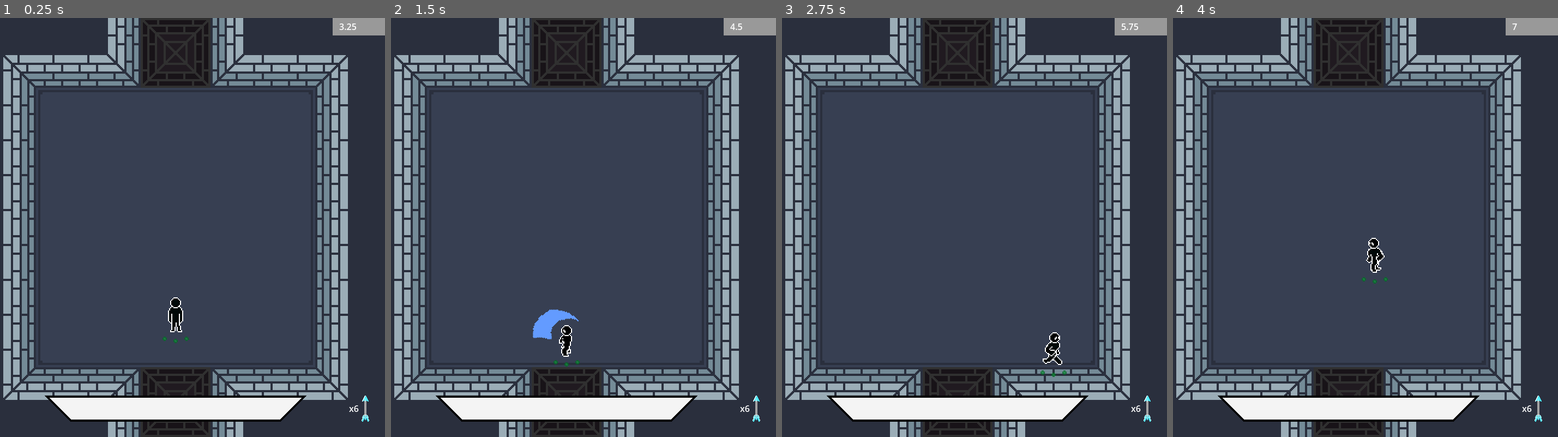
Above: before the commit, frames 1-4 (left to right).
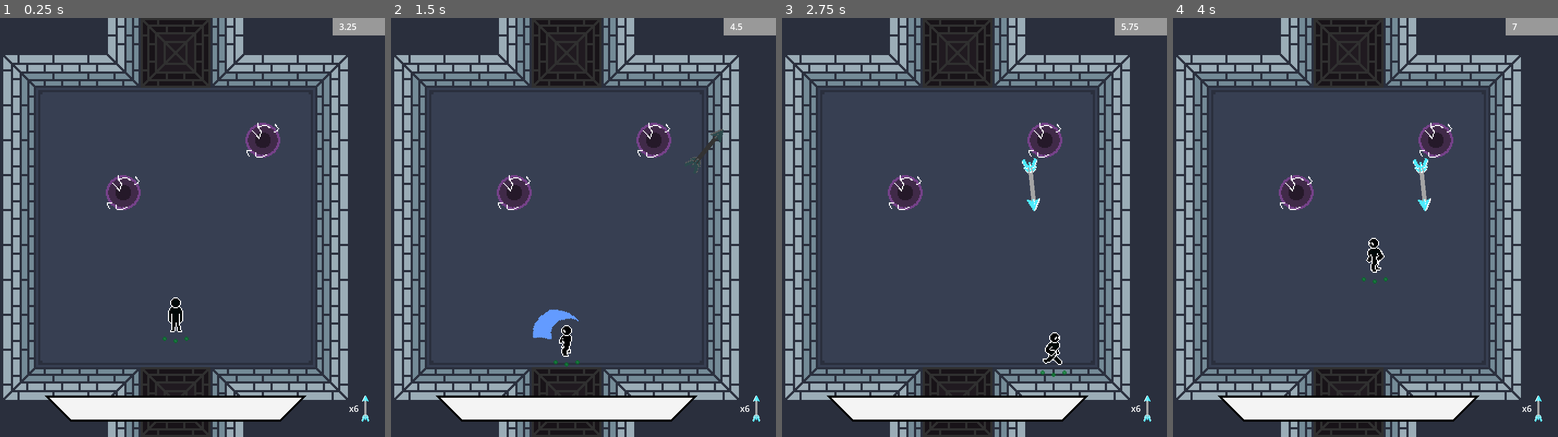
Above: after the commit, the same moments.

Repository: Svedek/The_Seeker
Game: Godot game, scene res://World/arena.tscn
Same seed, same stepped clock (60 frames per second), same inputs: the game is played once before the commit and once after it. The engine's default icon, where the game draws it, is replaced by a stand-in: a white triangle on a blue panel in a dark square.
Inputs (mouse positions are in pixels of both pictures, inside the frame that each line leads up to):
- Up to frame 1 (0.25 s): no input
- Up to frame 2 (1.5 s): move the mouse to (660, 206) at 0.52 s; hold Right (ui_right) 0.53-1.28 s; hold Right mouse button (aim) 0.53-1.28 s; click (660, 206) at 0.8 s; move the mouse to (483, 248) at 1.27 s; hold Down (ui_down) from 1.28 s (still down); click (483, 248) at 1.35 s
- Up to frame 3 (2.75 s): tap 9 at 1.55 s; move the mouse to (997, 135) at 2.02 s; release Down (ui_down) at 2.03 s; hold Right (ui_right) from 2.03 s (still down); hold 9 from 2.03 s (still down); click (997, 135) at 2.17 s; right-click (997, 135) at 2.3 s
- Up to frame 4 (4 s): move the mouse to (1327, 311) at 2.77 s; release Right (ui_right) at 2.78 s; release 9 at 2.78 s; hold Up (ui_up) 2.78-3.53 s; right-click (1327, 311) at 2.85 s; click (1327, 311) at 3.05 s; move the mouse to (1473, 290) at 3.52 s; press the mouse at (1473, 290) at 3.53 s; hold Left (ui_left) from 3.53 s (still down); tap 9 at 3.8 s

The runs differ from the first frame. In frame 1, 0.6% of the frame differs, in the area x 27-73%, y 25-46%; in frame 2, 0.7%; in frame 3, 0.8%, in the area x 27-73%, y 25-47%; in frame 4, 0.8%.

Commit message:
added orbs and some other stuff

Diff:
--- /dev/null
+++ b/The_Seeker/Actors/Collectable/Arrow/arrow_collectable.gd
@@ -0,0 +1,24 @@
+extends Area2D
+
+const ARROW = preload("res://Misc/TEMP/Arrow.png")
+
+
+func _ready():
+	GameManager.new_stage.connect(dislodge)
+
+func activate():
+	monitoring = true
+	$"Sprite2D".texture = ARROW
+
+func dislodge():
+	if monitoring == true:
+		return
+	activate()
+	var pos_tween = create_tween().set_parallel(true)
+	pos_tween.tween_property(self, "position", (Vector2.DOWN.rotated(rotation + randf_range(-0.25*PI, 0.25*PI)) * (32 + randi() % 48)) , 1.0).as_relative().set_trans(Tween.TRANS_CIRC).set_ease(Tween.EASE_OUT)
+	pos_tween.tween_property(self, "rotation", randf_range(-1.5*PI, 1.5*PI), 1.0).as_relative().set_trans(Tween.TRANS_CIRC).set_ease(Tween.EASE_OUT)
+	await pos_tween.finished
+
+func _on_body_entered(body):
+	body.gain_arrow()
+	queue_free()
--- /dev/null
+++ b/The_Seeker/Actors/Collectable/Arrow/arrow_collectable.tscn
@@ -0,0 +1,24 @@
+[gd_scene load_steps=4 format=3 uid="uid://cidn48x2o4xsn"]
+
+[ext_resource type="Script" path="res://Actors/Collectable/Arrow/arrow_collectable.gd" id="1_bhida"]
+[ext_resource type="Texture2D" uid="uid://n437hpgu0kfp" path="res://Misc/TEMP/ArrowDark.png" id="2_j7dk1"]
+
+[sub_resource type="CapsuleShape2D" id="CapsuleShape2D_345ox"]
+radius = 12.0
+height = 56.0
+
+[node name="ArrowCollectable" type="Area2D"]
+rotation = 1.5708
+collision_layer = 2
+collision_mask = 4
+monitoring = false
+monitorable = false
+script = ExtResource("1_bhida")
+
+[node name="CollisionShape2D" type="CollisionShape2D" parent="."]
+shape = SubResource("CapsuleShape2D_345ox")
+
+[node name="Sprite2D" type="Sprite2D" parent="."]
+texture = ExtResource("2_j7dk1")
+
+[connection signal="body_entered" from="." to="." method="_on_body_entered"]
--- a/The_Seeker/Actors/Creatures/Player/player.tscn
+++ b/The_Seeker/Actors/Creatures/Player/player.tscn
@@ -16,6 +16,7 @@
 [ext_resource type="Script" path="res://States/PlayerStates/DashState.gd" id="14_6bcxq"]
 [ext_resource type="Script" path="res://States/PlayerStates/AttackState.gd" id="15_7poi0"]
 [ext_resource type="Script" path="res://States/PlayerStates/AimState.gd" id="16_4836q"]
+[ext_resource type="PackedScene" uid="uid://cidn48x2o4xsn" path="res://Actors/Collectable/Arrow/arrow_collectable.tscn" id="18_7tam5"]
 [ext_resource type="PackedScene" uid="uid://cufipt3ncog4o" path="res://Misc/decay_trail.tscn" id="18_wrul7"]
 [ext_resource type="PackedScene" uid="uid://cpeinc0q3v1e4" path="res://Misc/stats.tscn" id="19_1dqlw"]
 [ext_resource type="Shape2D" uid="uid://dq26y1xqh4cup" path="res://Actors/Creatures/Player/player_shoot_shape.tres" id="19_o6hh0"]
@@ -3383,9 +3384,11 @@
 }
 
 [node name="AnimationTree" type="AnimationTree" parent="."]
+libraries = {
+"": SubResource("AnimationLibrary_l083i")
+}
 tree_root = SubResource("AnimationNodeStateMachine_vnyx2")
 anim_player = NodePath("../AnimationPlayer")
-active = true
 parameters/Aim/blend_position = Vector2(-0.5536, 0.27592)
 parameters/Attack_1/blend_position = Vector2(-0.1104, 0.627302)
 parameters/Attack_2/blend_position = Vector2(0, 0)
@@ -3414,7 +3417,7 @@
 collision_mask = 128
 monitoring = false
 
-[node name="CollisionShape2D" parent="WeaponPivot/SwordHitboxLight" index="0"]
+[node name="CollisionShape2D" type="CollisionShape2D" parent="WeaponPivot/SwordHitboxLight"]
 position = Vector2(2.5034e-05, 4)
 shape = SubResource("CircleShape2D_3n8t5")
 debug_color = Color(1, 0, 0, 0.419608)
@@ -3426,8 +3429,8 @@
 monitoring = false
 damage = 2
 
-[node name="CollisionShape2D" parent="WeaponPivot/SwordHitboxHeavy" index="0"]
-position = Vector2(2.50339e-05, 21)
+[node name="CollisionShape2D" type="CollisionShape2D" parent="WeaponPivot/SwordHitboxHeavy"]
+position = Vector2(5.00678e-05, 42)
 shape = SubResource("CapsuleShape2D_yk5fm")
 debug_color = Color(1, 0, 0, 0.419608)
 
@@ -3437,10 +3440,10 @@
 [node name="Hurtbox" parent="." instance=ExtResource("11_8l01r")]
 collision_layer = 64
 
-[node name="CollisionShape2D" parent="Hurtbox" index="0"]
+[node name="CollisionShape2D" type="CollisionShape2D" parent="Hurtbox"]
 position = Vector2(0, -7)
-shape = SubResource("CapsuleShape2D_2uu27")
-debug_color = Color(0, 0.643137, 0.32549, 0.419608)
+shape = SubResource("CapsuleShape2D_ne72p")
+debug_color = Color(0.643137, 0.32549, 0.419608, 0.419608)
 
 [node name="StateManager" type="Node" parent="."]
 script = ExtResource("12_fgi80")
@@ -3484,6 +3487,7 @@
 idle_node = NodePath("../IdleState")
 run_node = NodePath("../RunState")
 _decay_trail = ExtResource("18_wrul7")
+_arrow_collectable = ExtResource("18_7tam5")
 _shapecast_shape = ExtResource("19_o6hh0")
 _damage_collision_mask = 384
 animation_name = "Aim"
@@ -3529,8 +3533,5 @@
 texture_under = ExtResource("20_mspwo")
 texture_progress = ExtResource("21_smnfw")
 
+[connection signal="update_arrows" from="." to="StateManager/AimState" method="_on_player_update_arrows"]
 [connection signal="damaged" from="Hurtbox" to="." method="_on_hurtbox_damaged"]
-
-[editable path="WeaponPivot/SwordHitboxLight"]
-[editable path="WeaponPivot/SwordHitboxHeavy"]
-[editable path="Hurtbox"]
--- /dev/null
+++ b/The_Seeker/Actors/orb.gd
@@ -0,0 +1,16 @@
+extends Area2D
+
+signal pierced
+@onready var animation_player: AnimationPlayer = $AnimationPlayer
+
+
+func _ready():
+	GameManager.new_stage.connect(activate)
+
+func activate():
+	monitorable = true
+	animation_player.play("active")
+
+func orb_pierced():
+	monitorable = false
+	animation_player.play("deactive")
--- /dev/null
+++ b/The_Seeker/Actors/orb.tscn
@@ -0,0 +1,93 @@
+[gd_scene load_steps=10 format=3 uid="uid://8xaq1ub5lvqd"]
+
+[ext_resource type="Texture2D" uid="uid://dcc6vitjnsbul" path="res://Misc/TEMP/orb.png" id="1_nuomw"]
+[ext_resource type="Script" path="res://Actors/orb.gd" id="1_vdhes"]
+[ext_resource type="PackedScene" uid="uid://ckqeh7bxqv75i" path="res://Collision/hitbox.tscn" id="3_qlnr8"]
+
+[sub_resource type="Animation" id="Animation_jvafh"]
+length = 0.001
+tracks/0/type = "value"
+tracks/0/imported = false
+tracks/0/enabled = true
+tracks/0/path = NodePath("Sprite2D:frame")
+tracks/0/interp = 1
+tracks/0/loop_wrap = true
+tracks/0/keys = {
+"times": PackedFloat32Array(0),
+"transitions": PackedFloat32Array(1),
+"update": 1,
+"values": [0]
+}
+
+[sub_resource type="Animation" id="Animation_bne1n"]
+resource_name = "active"
+length = 0.625
+loop_mode = 1
+step = 0.125
+tracks/0/type = "value"
+tracks/0/imported = false
+tracks/0/enabled = true
+tracks/0/path = NodePath("Sprite2D:frame")
+tracks/0/interp = 1
+tracks/0/loop_wrap = true
+tracks/0/keys = {
+"times": PackedFloat32Array(0, 0.125, 0.25, 0.375, 0.5),
+"transitions": PackedFloat32Array(1, 1, 1, 1, 1),
+"update": 1,
+"values": [0, 1, 2, 3, 4]
+}
+
+[sub_resource type="Animation" id="Animation_aut38"]
+resource_name = "deactive"
+length = 0.001
+tracks/0/type = "value"
+tracks/0/imported = false
+tracks/0/enabled = true
+tracks/0/path = NodePath("Sprite2D:frame")
+tracks/0/interp = 1
+tracks/0/loop_wrap = true
+tracks/0/keys = {
+"times": PackedFloat32Array(0),
+"transitions": PackedFloat32Array(1),
+"update": 1,
+"values": [5]
+}
+
+[sub_resource type="AnimationLibrary" id="AnimationLibrary_60ess"]
+_data = {
+"RESET": SubResource("Animation_jvafh"),
+"active": SubResource("Animation_bne1n"),
+"deactive": SubResource("Animation_aut38")
+}
+
+[sub_resource type="CircleShape2D" id="CircleShape2D_vhumo"]
+radius = 19.0
+
+[sub_resource type="CircleShape2D" id="CircleShape2D_ucnwq"]
+radius = 13.0
+
+[node name="Orb" type="Area2D"]
+collision_layer = 256
+collision_mask = 0
+monitoring = false
+script = ExtResource("1_vdhes")
+
+[node name="Sprite2D" type="Sprite2D" parent="."]
+texture = ExtResource("1_nuomw")
+hframes = 6
+
+[node name="AnimationPlayer" type="AnimationPlayer" parent="."]
+libraries = {
+"": SubResource("AnimationLibrary_60ess")
+}
+autoplay = "active"
+
+[node name="CollisionShape2D" type="CollisionShape2D" parent="."]
+shape = SubResource("CircleShape2D_vhumo")
+
+[node name="Hitbox" parent="." instance=ExtResource("3_qlnr8")]
+collision_mask = 64
+
+[node name="CollisionShape2D" type="CollisionShape2D" parent="Hitbox"]
+shape = SubResource("CircleShape2D_ucnwq")
+debug_color = Color(1, 0, 0, 0.419608)
--- a/The_Seeker/Collision/hitbox.tscn
+++ b/The_Seeker/Collision/hitbox.tscn
@@ -7,6 +7,4 @@
 collision_mask = 0
 script = ExtResource("1_aq5y8")
 
-[node name="CollisionShape2D" type="CollisionShape2D" parent="."]
-
 [connection signal="area_entered" from="." to="." method="_on_area_entered"]
--- a/The_Seeker/Collision/hurtbox.tscn
+++ b/The_Seeker/Collision/hurtbox.tscn
@@ -6,5 +6,3 @@
 collision_layer = 0
 collision_mask = 0
 script = ExtResource("1_wwg83")
-
-[node name="CollisionShape2D" type="CollisionShape2D" parent="."]
--- /dev/null
+++ b/The_Seeker/GameManager.gd
@@ -0,0 +1,8 @@
+extends Node
+
+signal new_stage()
+
+func _input(event):
+
+	if Input.is_physical_key_pressed(KEY_9):
+		new_stage.emit()
--- a/The_Seeker/Menus+GUI/gameplay_gui.gd
+++ b/The_Seeker/Menus+GUI/gameplay_gui.gd
@@ -26,3 +26,8 @@
 
 func update_arrows(count:int):
 	arrow_label.text = str(count)
+
+
+
+func _on_player_update_arrows(count):
+	arrow_label.text = str(count)
--- a/The_Seeker/States/PlayerStates/AimState.gd
+++ b/The_Seeker/States/PlayerStates/AimState.gd
@@ -13,6 +13,7 @@
 
 @export_category("Data")
 @export var _decay_trail: PackedScene
+@export var _arrow_collectable: PackedScene
 @export var _shapecast_shape: Shape2D
 @export_flags_2d_physics var _wall_collision_mask: int = 1 << 0
 @export_flags_2d_physics var _damage_collision_mask: int = 1 << 7
@@ -21,7 +22,6 @@
 const NUM_TRAILS = 9
 const SHOT_DAMAGE = 3
 
-var _arrows: int = 5
 var _raycast: RayCast2D
 var _shapecast: ShapeCast2D
 var _trails: Array
@@ -29,7 +29,7 @@
 	set(value):
 		_trails_index = value % NUM_TRAILS
 
-var _mouse_mode: bool = true
+#var _mouse_mode: bool = true
 
 func _ready():
 	_raycast = RayCast2D.new()
@@ -59,17 +59,18 @@
 			return idle_state
 
 	if event.is_action_pressed("attack"):
-		_mouse_mode = event is InputEventMouseButton # maybe temp
+		#_mouse_mode = event is InputEventMouseButton # maybe temp
 		var new_dir: Vector2
 		var target_position: Vector2
 		if event is InputEventMouseButton:
 			new_dir = character.get_global_mouse_position() - character.position
-			target_position = character.get_global_mouse_position() - _raycast.position
+			target_position = character.get_global_mouse_position() - character._firepoint.global_position
 		else:
 			new_dir = get_axis()
 			target_position = dir
 			if new_dir != Vector2.ZERO:
 				target_position = new_dir
+
 		if new_dir != Vector2.ZERO:
 			dir = new_dir.normalized()
 
@@ -81,12 +82,20 @@
 		_shapecast.target_position = _raycast.get_collision_point()-_raycast.position
 		_shapecast.force_shapecast_update()
 
+		var orb_hit = false
 		for i in range(_shapecast.collision_result.size()):
+			print(i)
 			var collider = _shapecast.collision_result[i].collider
 			if collider.has_method("take_damage"):
 				collider.take_damage(SHOT_DAMAGE)
-			if collider.has_method("ORB_METHOD"): # TODO APPLY KNOCKBACK AND DISABLE ORBS
-				pass
+			if collider.has_method("orb_pierced"): # TODO APPLY KNOCKBACK AND DISABLE ORBS
+				collider.orb_pierced()
+				collider.position = _raycast.get_collision_point()
+				orb_hit = true
+		var arrow = _arrow_collectable.instantiate()
+		get_tree().root.add_child(arrow)
+		arrow.global_position = _raycast.get_collision_point()
+		arrow.rotate((_raycast.get_collision_point() - character._firepoint.global_position).angle())
 
 		var points : Array[Vector2] = [character._firepoint.global_position, _raycast.get_collision_point()]
 		_trails[_trails_index].set_trail(points)
@@ -94,13 +103,19 @@
 
 func process(delta:float) -> BaseState:
 	var new_dir: Vector2
-	if _mouse_mode:
-		new_dir = character.get_global_mouse_position() - character.position
-	else:
-		new_dir = get_axis()
+	new_dir = character.get_global_mouse_position() - character.position
+	#if _mouse_mode:
+		#new_dir = character.get_global_mouse_position() - character.position
+	#else:
+		#new_dir = get_axis()
+
 	if new_dir != Vector2.ZERO:
 		dir = new_dir.normalized()
 
 	character.set_blend_position(animation_name, dir)
 	character.set_weapon_pivot_dir(dir)
 	return null
+
+
+func _on_player_update_arrows(count):
+	available = count > 0
--- a/The_Seeker/World/arena.tscn
+++ b/The_Seeker/World/arena.tscn
@@ -1,8 +1,9 @@
-[gd_scene load_steps=6 format=3 uid="uid://cdkjuokn3yjp7"]
+[gd_scene load_steps=7 format=3 uid="uid://cdkjuokn3yjp7"]
 
 [ext_resource type="PackedScene" uid="uid://dijbsr6yuija1" path="res://Actors/Creatures/Player/player.tscn" id="1_qlgki"]
 [ext_resource type="TileSet" uid="uid://c6hoh56g4x836" path="res://World/Boink_Tileset.tres" id="3_68mpw"]
 [ext_resource type="PackedScene" uid="uid://bu4yhyn64sud4" path="res://World/room_sensor.tscn" id="4_p31mb"]
+[ext_resource type="PackedScene" uid="uid://8xaq1ub5lvqd" path="res://Actors/orb.tscn" id="5_niyho"]
 [ext_resource type="PackedScene" uid="uid://6h8jq2ohqyda" path="res://Menus+GUI/gameplay_gui.tscn" id="6_nvq5b"]
 
 [sub_resource type="RectangleShape2D" id="RectangleShape2D_irlqw"]
@@ -28,4 +29,12 @@
 [node name="CollisionShape2D" parent="TileMap/RoomSensorSmall2" index="0"]
 shape = SubResource("RectangleShape2D_irlqw")
 
+[node name="Orb" parent="." instance=ExtResource("5_niyho")]
+position = Vector2(-48, -32)
+
+[node name="Orb2" parent="." instance=ExtResource("5_niyho")]
+position = Vector2(80, -80)
+
+[connection signal="update_arrows" from="Player" to="CanvasLayer/GameplayGUI" method="_on_player_update_arrows"]
+
 [editable path="TileMap/RoomSensorSmall2"]
--- a/The_Seeker/World/tutorial_level.tscn
+++ b/The_Seeker/World/tutorial_level.tscn
@@ -32,7 +32,7 @@
 
 [node name="TileMap" type="TileMap" parent="."]
 tile_set = ExtResource("3_cp1on")
-cell_quadrant_size = 32
+rendering_quadrant_size = 32
 format = 2
 layer_0/tile_data = PackedInt32Array(-65536, 65537, 1, -131072, 65537, 1, -196608, 65537, 1, -262144, 65537, 1, -327680 …(24070 unchanged characters)…
 
--- /dev/null
+++ b/The_Seeker/game_manager.tscn
@@ -0,0 +1,6 @@
+[gd_scene load_steps=2 format=3 uid="uid://caimy5e8wwp7y"]
+
+[ext_resource type="Script" path="res://GameManager.gd" id="1_cp5hq"]
+
+[node name="GameManager" type="Node"]
+script = ExtResource("1_cp5hq")
--- a/The_Seeker/project.godot
+++ b/The_Seeker/project.godot
@@ -12,13 +12,14 @@
 
 config/name="The_Seeker"
 run/main_scene="res://World/arena.tscn"
-config/features=PackedStringArray("4.1", "Forward Plus")
+config/features=PackedStringArray("4.2", "Forward Plus")
 boot_splash/bg_color=Color(0.141176, 0.141176, 0.141176, 1)
 config/icon="res://icon.svg"
 
 [autoload]
 
 GameCamera="*res://game_camera.tscn"
+GameManager="*res://game_manager.tscn"
 
 [display]
 
Not shown: 2 places in The_Seeker/Actors/Creatures/Player/player.tscn that only renumber resources
Binary file added: The_Seeker/Misc/TEMP/ArrowDark.png
Not shown, added: The_Seeker/Misc/TEMP/ArrowDark.png.import
Binary file added: The_Seeker/Misc/TEMP/orb.png
Not shown, added: The_Seeker/Misc/TEMP/orb.png.import
Not shown, added: Extras/orb.aseprite
